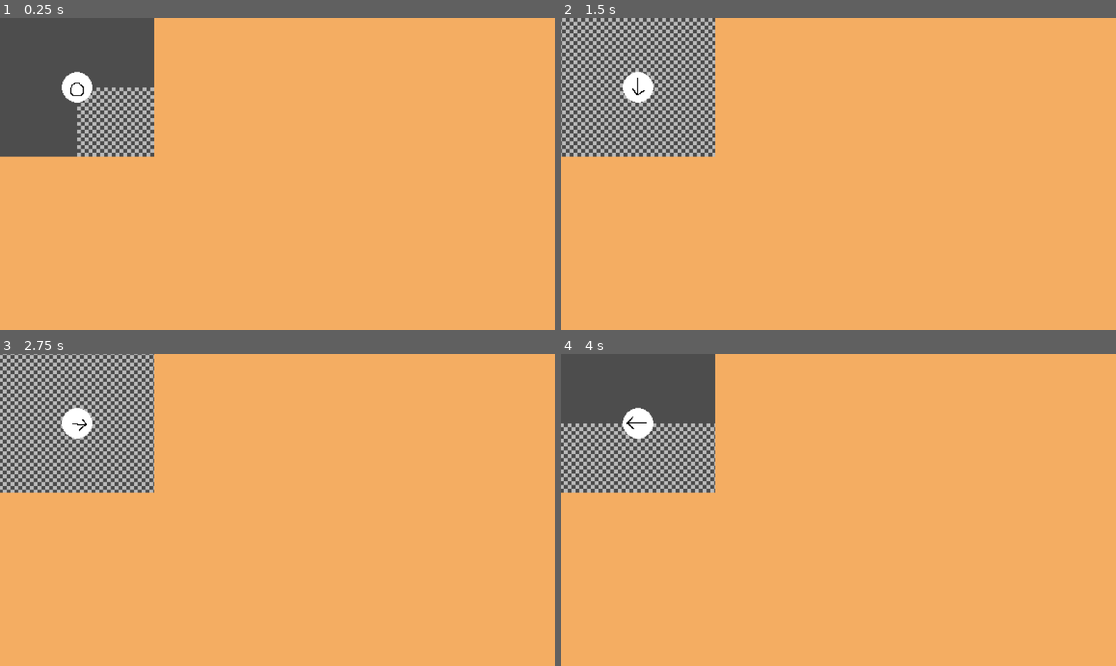
Above: before the commit, frames 1-4 (two rows, left to right).
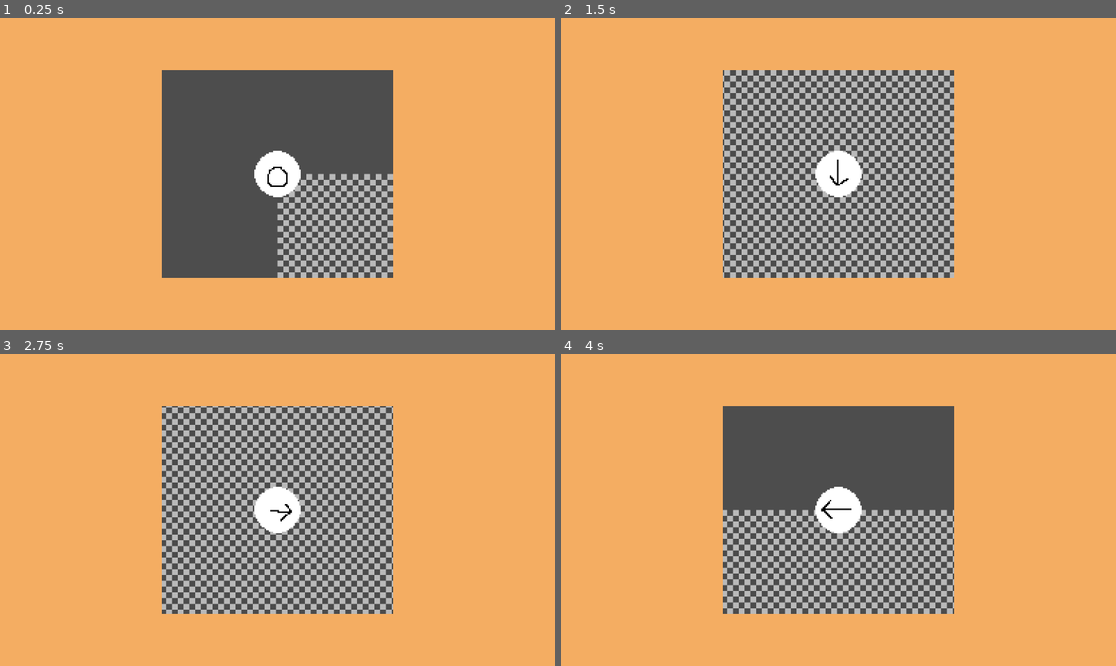
Above: after the commit, the same moments.

Repository: alexmat2on/gbjam-12
Game: Godot game, scene res://root.tscn
The game is run twice, just before and just after one commit, with the same random seed, the same clock (stepped at 60 frames per second) and the same inputs.
Inputs:
- Up to frame 1 (0.25 s): no input
- Up to frame 2 (1.5 s): hold D (right) 0.53-1.28 s; hold S (down) from 1.28 s (still down)
- Up to frame 3 (2.75 s): release S (down) at 2.03 s; hold D (right) from 2.03 s (still down)
- Up to frame 4 (4 s): release D (right) at 2.78 s; hold W (up) 2.78-3.53 s; hold A (left) from 3.53 s (still down)

The runs differ from the first frame. In frame 1, 40% of the frame differs, in the area x 0-71%, y 0-84%; in frame 2, 40%; in frame 3, 40%; in frame 4, 40%.

Commit message:
always keep subviewport centered

Diff:
--- /dev/null
+++ b/godot/Logger.gd
@@ -0,0 +1,7 @@
+class_name Logger
+
+static func log(messages: Array):
+	var str_messages = []
+	for m in messages:
+		str_messages.push_back(str(m))
+	print(" ".join(messages))
--- /dev/null
+++ b/godot/components/game/GameViewportContainer.gd
@@ -0,0 +1,15 @@
+extends SubViewportContainer
+
+const gameboy_rezz = Vector2(160, 144)
+const scale_factor = 3
+
+# Called every frame. 'delta' is the elapsed time since the previous frame.
+func _process(_delta):
+	# position the subviewport to the center of the window
+	size = gameboy_rezz
+	scale = Vector2(scale_factor, scale_factor)
+	var vp := get_viewport_rect().size
+
+	# positioning is relative to the top-left corner of the node
+	var centered := vp / 2 - (size * scale / 2)
+	set_global_position(centered)
--- a/godot/components/player/player.gd
+++ b/godot/components/player/player.gd
@@ -2,15 +2,15 @@
 
 @onready var animSprite = $AnimatedSprite2D;
 
-var playerSpeed = 500;
+const playerSpeed := 500;
 
 # Called when the node enters the scene tree for the first time.
 func _ready():
 	animSprite.play("idle")
 
 func _physics_process(_delta):
-	var vertical_direction = Input.get_axis("up", "down")
-	var horizontal_direction = Input.get_axis("left", "right")
+	var vertical_direction := Input.get_axis("up", "down")
+	var horizontal_direction := Input.get_axis("left", "right")
 
 	var animation = "idle"
 
@@ -24,7 +24,6 @@
 		animation = "walk_left"
 
 	animSprite.play(animation)
-	velocity.x = horizontal_direction * playerSpeed
-	velocity.y = vertical_direction * playerSpeed
+	velocity = Vector2(horizontal_direction, vertical_direction) * playerSpeed
 
 	move_and_slide()
--- a/godot/root.tscn
+++ b/godot/root.tscn
@@ -1,6 +1,7 @@
-[gd_scene load_steps=2 format=3 uid="uid://bhduax5jl1o5r"]
+[gd_scene load_steps=3 format=3 uid="uid://bhduax5jl1o5r"]
 
-[ext_resource type="PackedScene" uid="uid://dyaci2ciwkxfh" path="res://game.tscn" id="1_jq1mj"]
+[ext_resource type="Script" path="res://components/game/GameViewportContainer.gd" id="1_36d7k"]
+[ext_resource type="PackedScene" uid="uid://dyaci2ciwkxfh" path="res://components/game/game.tscn" id="1_jq1mj"]
 
 [node name="Root" type="Control"]
 layout_mode = 3
@@ -9,25 +10,33 @@
 anchor_bottom = 1.0
 grow_horizontal = 2
 grow_vertical = 2
+size_flags_horizontal = 6
+size_flags_vertical = 6
 
 [node name="ColorRect" type="ColorRect" parent="."]
-layout_mode = 0
-offset_right = 1152.0
-offset_bottom = 649.0
+layout_mode = 1
+anchors_preset = 15
+anchor_right = 1.0
+anchor_bottom = 1.0
+grow_horizontal = 2
+grow_vertical = 2
+size_flags_horizontal = 3
+size_flags_vertical = 3
 color = Color(0.95737, 0.680604, 0.386024, 1)
 
-[node name="SubViewportContainer" type="SubViewportContainer" parent="."]
+[node name="GameViewportContainer" type="SubViewportContainer" parent="."]
 texture_filter = 1
 clip_contents = true
 layout_mode = 0
 offset_right = 160.0
 offset_bottom = 144.0
-scale = Vector2(2, 2)
+scale = Vector2(3, 3)
+script = ExtResource("1_36d7k")
 
-[node name="SubViewport" type="SubViewport" parent="SubViewportContainer"]
+[node name="SubViewport" type="SubViewport" parent="GameViewportContainer"]
 handle_input_locally = false
 canvas_item_default_texture_filter = 0
 size = Vector2i(160, 144)
 render_target_update_mode = 4
 
-[node name="Game" parent="SubViewportContainer/SubViewport" instance=ExtResource("1_jq1mj")]
+[node name="Game" parent="GameViewportContainer/SubViewport" instance=ExtResource("1_jq1mj")]
Renamed: godot/game.tscn -> godot/components/game/game.tscn
